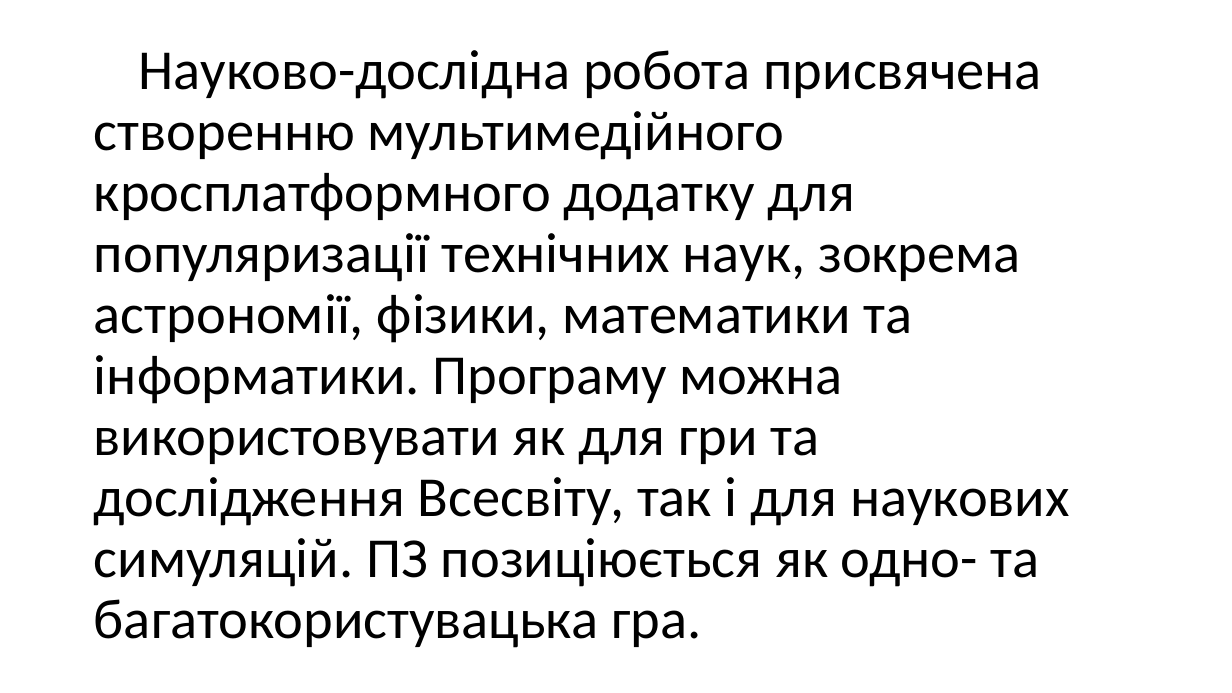
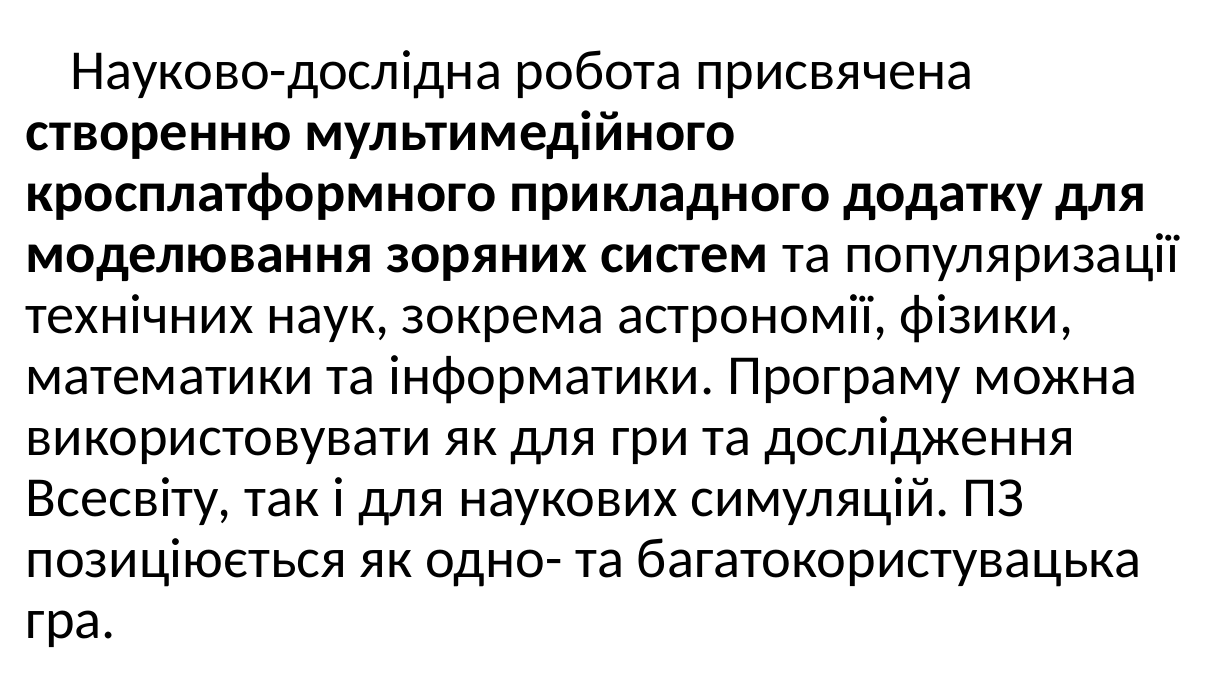
Before and after one commit to maldenol/spacepioneers, a slide deck: slide 2 of МАНУ2020.pptx. Drawn at 1232x693 pixels with LibreOffice and Linux fonts; fonts in the diff are those of the drawing; background and template pictures are left out. Boxes give left, top, right and bottom in pixels: in the first picture for what was removed or moved away, otherwise in the second. Text is boxed around its words. In the diff, an @@ line names an element or a change of style, - is before the commit and + after.

```diff
--- a/МАНУ2020.pptx
+++ b/МАНУ2020.pptx
@@ title at (26, 50, 1179, 647): text changed @@
-Науково-дослідна робота присвячена створенню мультимедійного кросплатформного додатку для популяризації технічних наук, зокрема астрономії, фізики, математики та інформатики. Програму можна використовувати як для гри та дослідження Всесвіту, так і для наукових симуляцій. ПЗ позиціюється як одно- та багатокористувацька гра.
+Науково-дослідна робота присвячена створенню мультимедійного кросплатформного прикладного додатку для моделювання зоряних систем та популяризації технічних наук, зокрема астрономії, фізики, математики та інформатики. Програму можна використовувати як для гри та дослідження Всесвіту, так і для наукових симуляцій. ПЗ позиціюється як одно- та багатокористувацька гра.
```
Also in this commit, not shown: 11 other slides changed, 1 other file.
